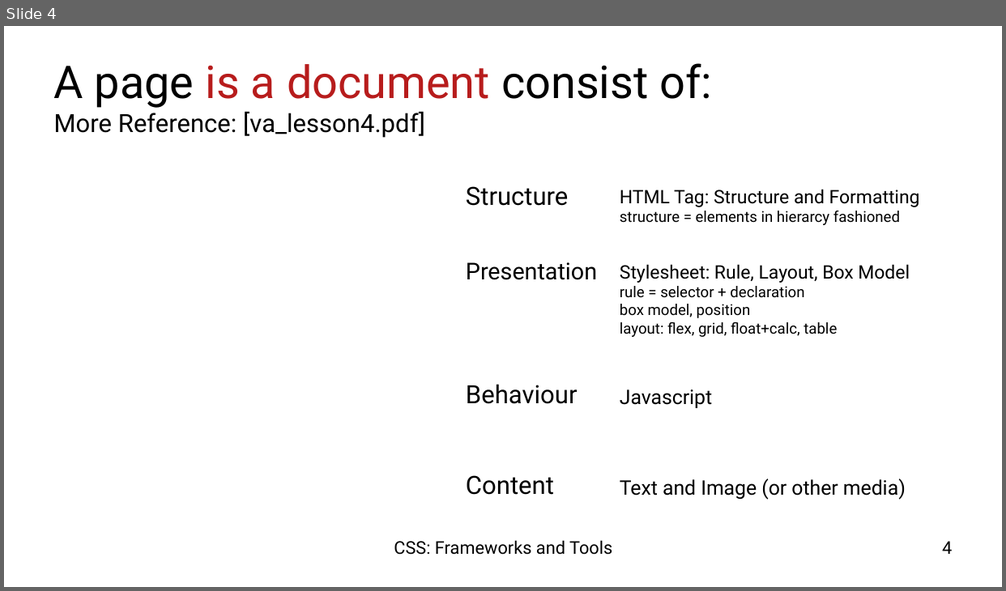
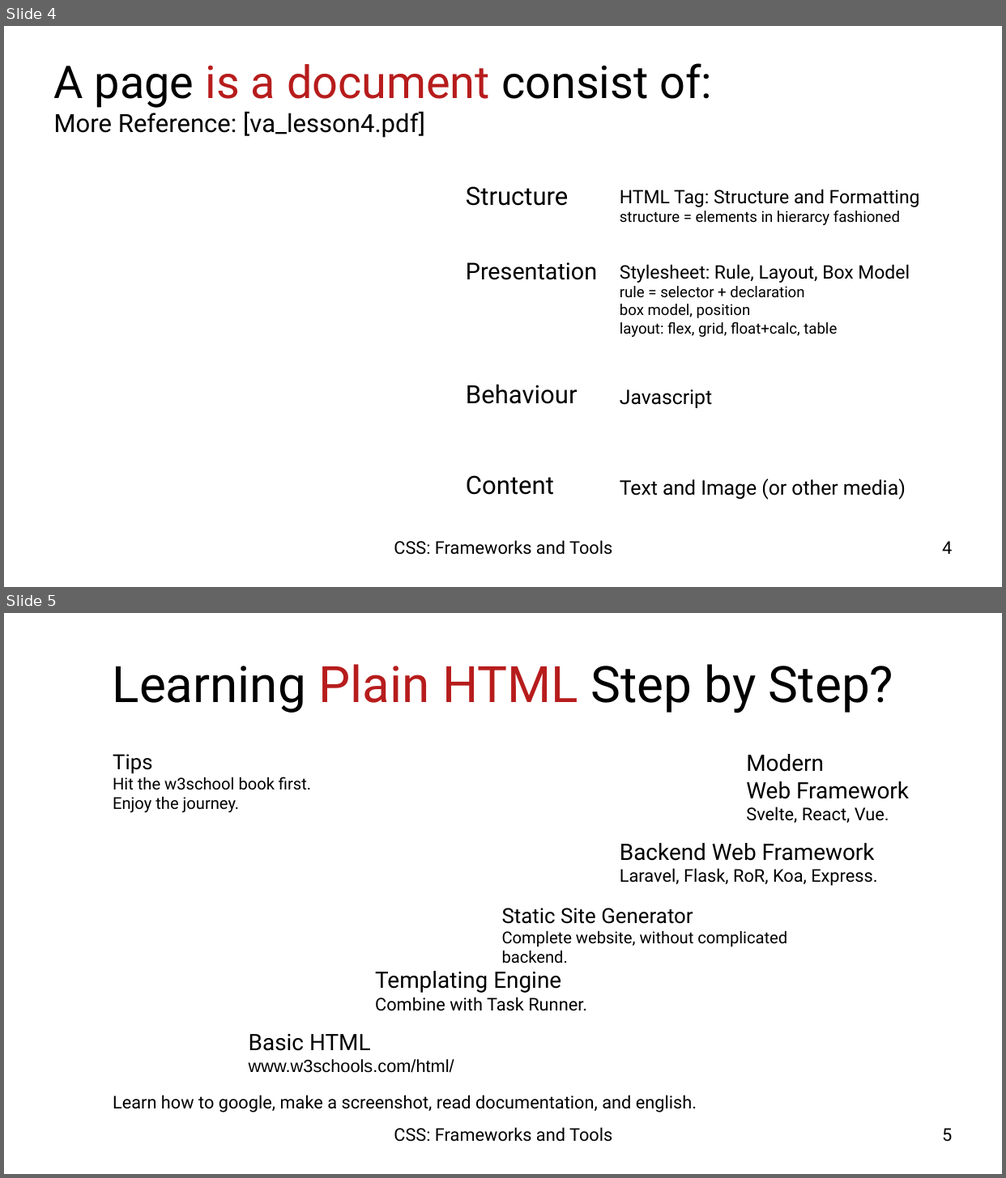
Before and after one commit to epsi-rns/berkas2, a slide deck: impress-presentation/03-concept-css/presentation-concept-css-diagram.odp. Shown one above the other, each under a label of ours: slide 4 before the commit, slides 4 and 5 after it. The pictures are 1006x591 and 1006x1178 pixels, drawn with LibreOffice and Linux fonts; fonts in the diff are those of the drawing; background and template pictures are left out. Boxes give left, top, right and bottom in pixels: in the first picture for what was removed or moved away, otherwise in the second. Text is boxed around its words. In the diff, an @@ line names an element or a change of style, - is before the commit and + after.

Commit message:
Slides - Concept CSS: Add Slides: Learning HTML Step by Step

```diff
--- a/impress-presentation/03-concept-css/presentation-concept-css-diagram.odp
+++ b/impress-presentation/03-concept-css/presentation-concept-css-diagram.odp
@@ slide 5 added at (4, 613, 1002, 1174), background picture (left out) @@
@@ title added at (113, 664, 893, 713), 40 pt, text #000000 @@
+Learning Plain HTML Step by Step?
@@ text added at (113, 754, 311, 813), 12.9 pt, text #000000 @@
+Tips
+Hit the w3school book first.
+Enjoy the journey.
@@ text added at (746, 754, 909, 823), 18 pt, text #000000 @@
+Modern
+Web Framework
+Svelte, React, Vue.
@@ text added at (620, 843, 877, 886), 14 pt, text #000000 @@
+Backend Web Framework
+Laravel, Flask, RoR, Koa, Express.
@@ text added at (502, 908, 787, 964), 12.9 pt, text #000000 @@
+Static Site Generator
+Complete website, without complicated backend.
@@ text added at (375, 971, 587, 1012), 14 pt, text #000000 @@
+Templating Engine
+Combine with Task Runner.
@@ text added at (249, 1034, 454, 1073), 14 pt, text #000000 @@
+Basic HTML
+www.w3schools.com/html/
@@ text added at (113, 1095, 697, 1113), 14 pt, text #000000 @@
+Learn how to google, make a screenshot, read documentation, and english.
@@ text added at (394, 1127, 612, 1142), 14 pt, text #000000 @@
+CSS: Frameworks and Tools
@@ page number added at (942, 1128, 952, 1142), 14 pt, text #000000 @@
+5
```
Also in this commit, not shown: 1 slide changed, 1 other slide added, 12 other files.
